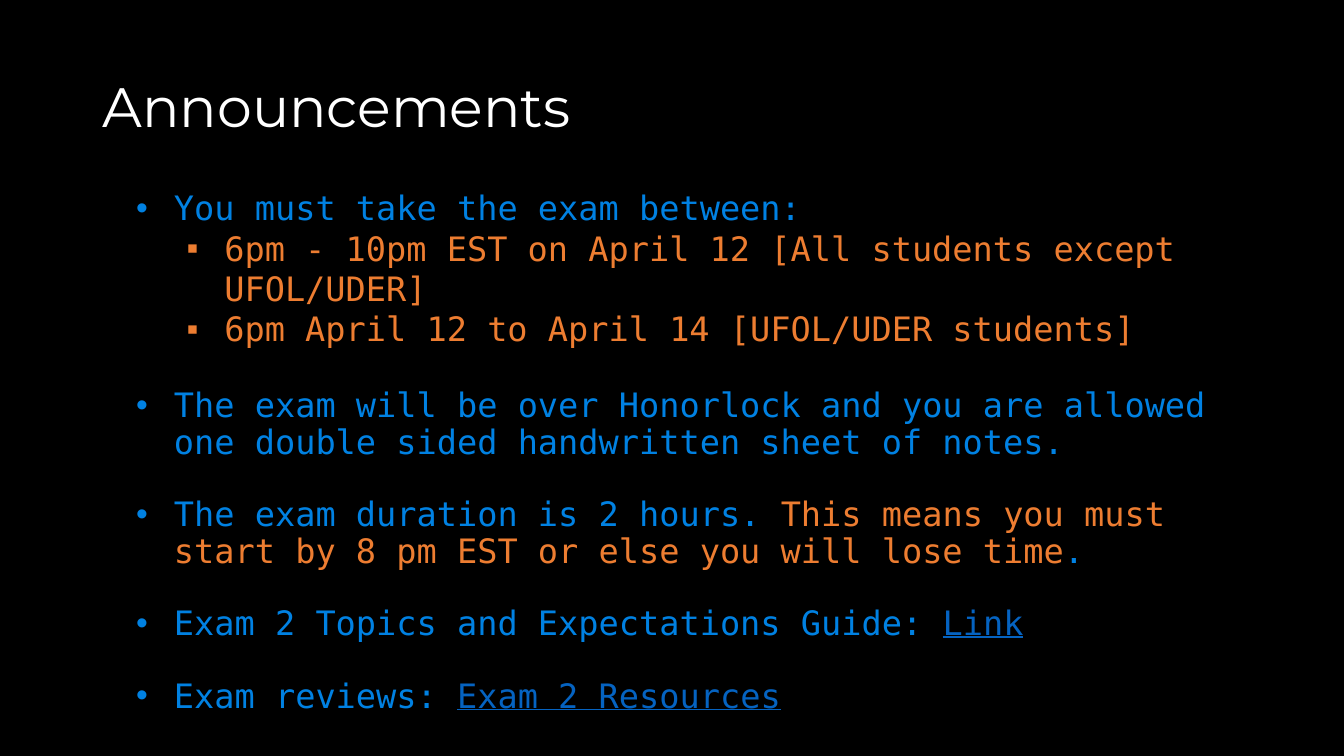
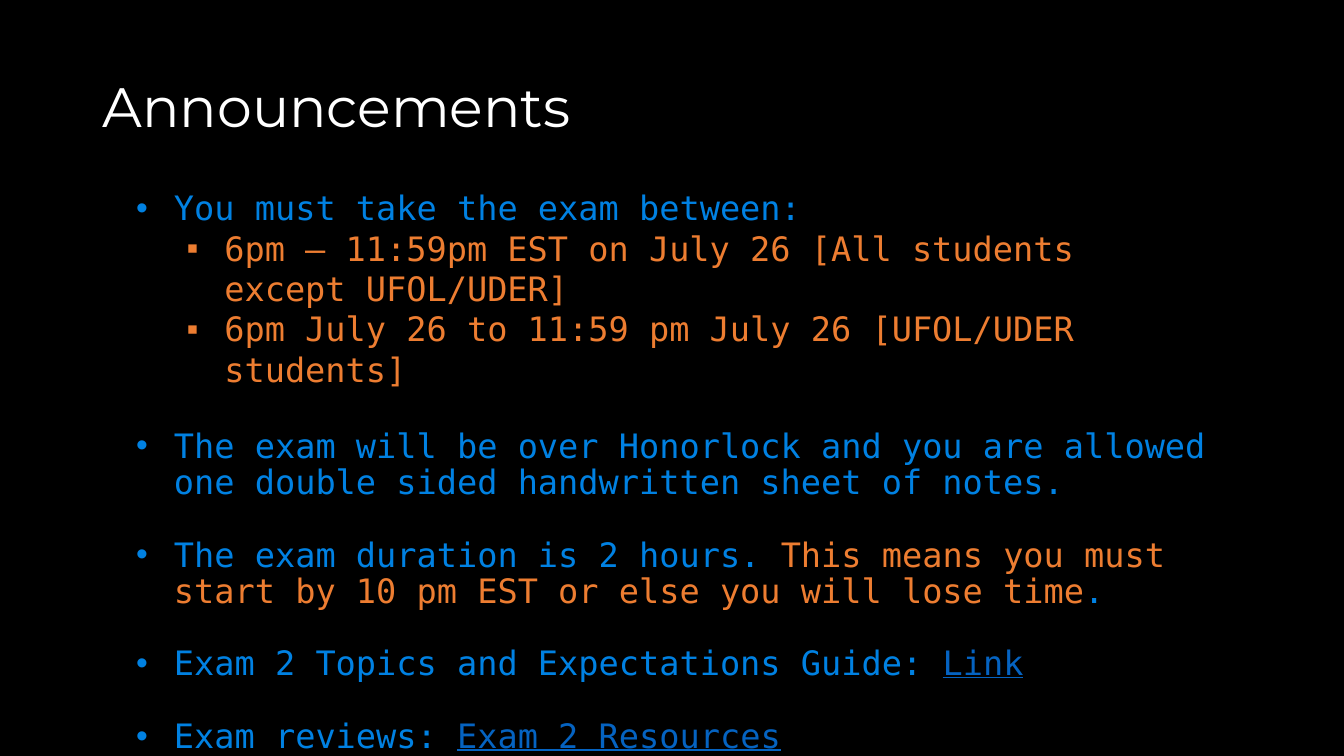
Before and after one commit to COP3530/Instructional-Content, a slide deck: slide 3 of Slides/Slides-PPT/Exam 2 - Review A.pptx. Drawn at 1344x756 pixels with LibreOffice and Linux fonts; fonts in the diff are those of the drawing. Boxes give left, top, right and bottom in pixels: in the first picture for what was removed or moved away, otherwise in the second. Text is boxed around its words. In the diff, an @@ line names an element or a change of style, - is before the commit and + after.

Commit message:
updated exam review 2

```diff
--- a/Slides/Slides-PPT/Exam 2 - Review A.pptx
+++ b/Slides/Slides-PPT/Exam 2 - Review A.pptx
@@ text at [224, 235, 1074, 387]: text changed @@
-  ▪ 6pm - 10pm EST on April 12 [All students except UFOL/UDER]
-  ▪ 6pm April 12 to April 14 [UFOL/UDER students]
+  ▪ 6pm – 11:59pm EST on July 26 [All students except UFOL/UDER]
+  ▪ 6pm July 26 to 11:59 pm July 26 [UFOL/UDER students]
@@ text at [174, 541, 1165, 610]: text changed @@
-• The exam duration is 2 hours. This means you must start by 8 pm EST or else you will lose time.
+• The exam duration is 2 hours. This means you must start by 10 pm EST or else you will lose time.
```
Also in this commit, not shown: 9 other slides changed, 8 slides added, 1 other file.
